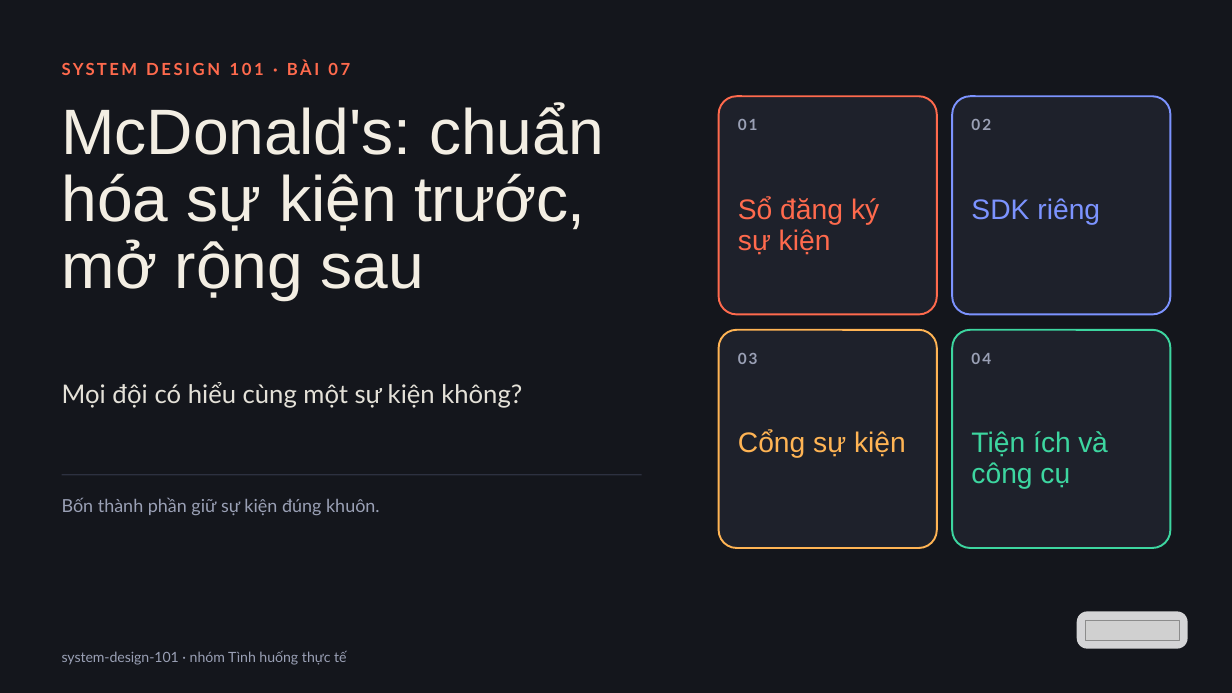
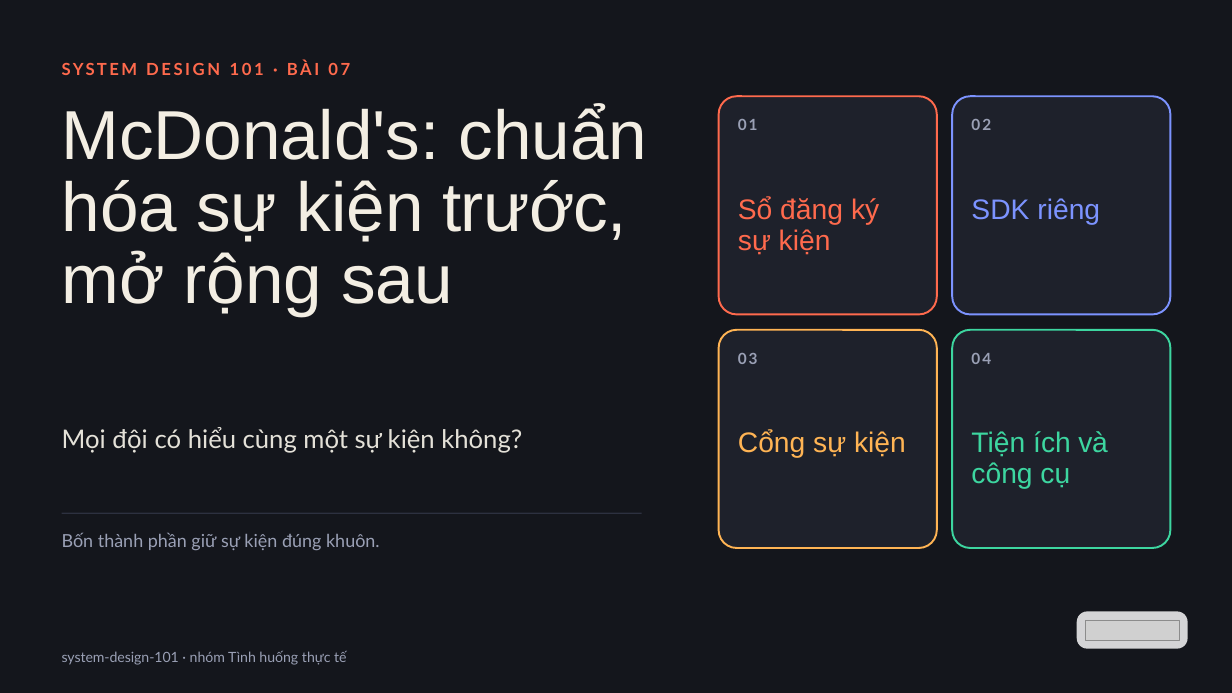
Before and after one commit to vohoailinh90/tool-marketing-studio, a slide deck: slide 1 of system-design-101/vi/lessons/sd-02-007/slides/sd-02-007.pptx. Drawn at 1232x693 pixels with LibreOffice and Linux fonts; fonts in the diff are those of the drawing; grey boxes stand for pictures. Boxes give left, top, right and bottom in pixels: in the first picture for what was removed or moved away, otherwise in the second. Text is boxed around its words. In the diff, an @@ line names an element or a change of style, - is before the commit and + after.

```diff
--- a/system-design-101/vi/lessons/sd-02-007/slides/sd-02-007.pptx
+++ b/system-design-101/vi/lessons/sd-02-007/slides/sd-02-007.pptx
@@ text "McDonald's: chuẩn hóa sự kiện ..." at [62, 104, 648, 316]: size 75 to 81 pt; letter spacing -0.7 to -0.8 pt in "trước,"; line spacing 78pt to 84.2pt @@
@@ text "Mọi đội có hiểu cùng ...": place and size @@
-text "Mọi đội có hiểu cùng ..." at [62, 382, 522, 408]
+text "Mọi đội có hiểu cùng ..." at [62, 427, 522, 453]
@@ text "Bốn thành phần giữ sự ...": place and size @@
-text "Bốn thành phần giữ sự ..." at [62, 497, 380, 515]
+text "Bốn thành phần giữ sự ..." at [62, 532, 380, 550]
@@ line moved from (62, 475) - (642, 475) to (62, 513) - (642, 513) @@
```
Also in this commit, not shown: 3 other files.
